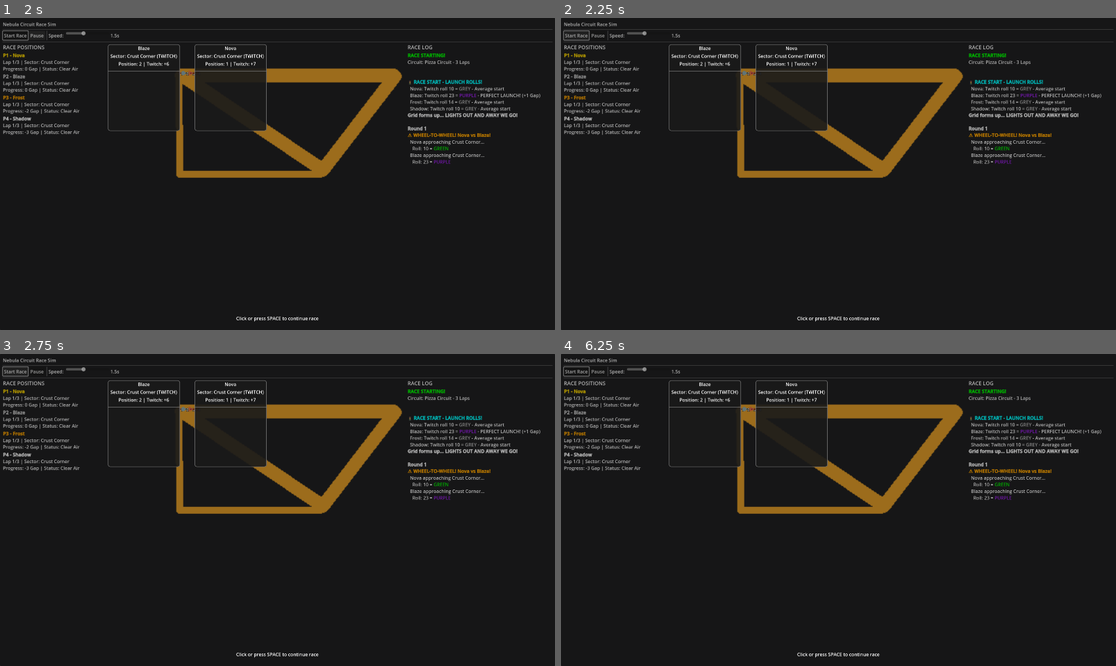
Above: before the commit, frames 1-4 (two rows, left to right).
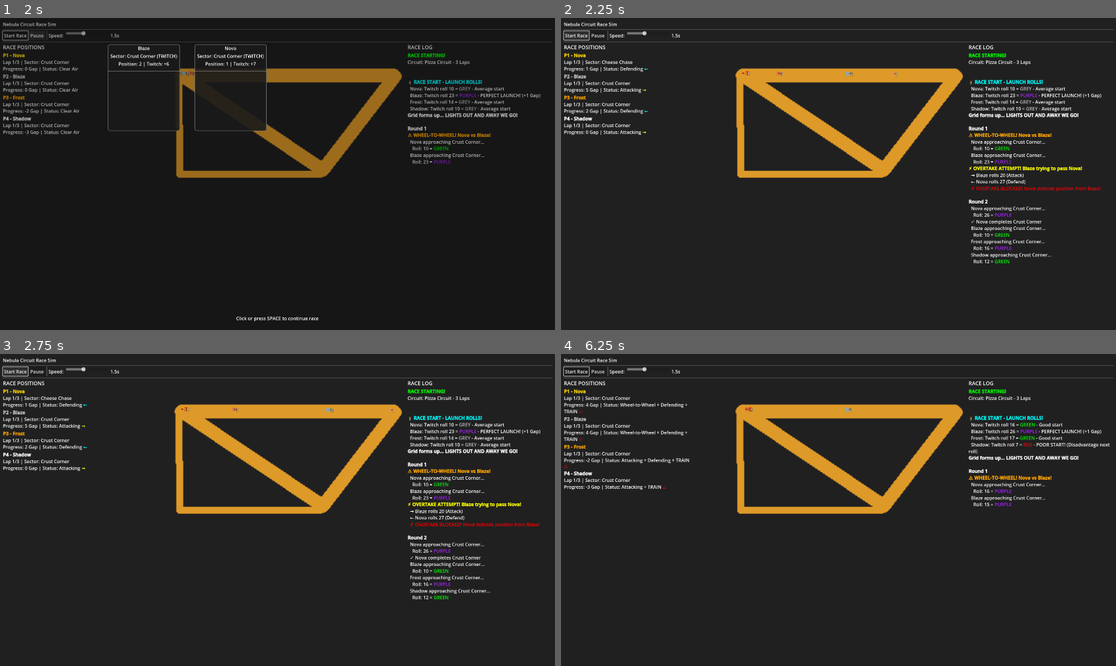
Above: after the commit, the same moments.

Repository: computersaucegames/nc
Game: Godot game, scene res://scenes/tests/RaceTestScene.tscn
The game is run twice, just before and just after one commit, with the same random seed, the same clock (stepped at 60 frames per second) and the same inputs. The project has no main scene, so this scene is started directly.
Inputs (mouse positions are in pixels of both pictures, inside the frame that each line leads up to):
- Up to frame 1 (2 s): click "Start Race" at 0.5 s; click "Pause" at 1.25 s
- Up to frame 2 (2.25 s): click "Start Race" at 2 s
- Up to frame 3 (2.75 s): no input
- Up to frame 4 (6.25 s): click "Start Race" at 2.75 s; tap Space at 3.5, 3.77, 4.25, 4.52, 5, 5.75, 6.02 s; move the mouse to (960, 494) at 3.52 s; click (960, 494) at 3.67 s; move the mouse to (727, 525) at 4.27 s; click (727, 525) at 4.42 s; move the mouse to (894, 441) at 5.02 s; click (894, 441) at 5.17 s; move the mouse to (810, 572) at 5.77 s; click (810, 572) at 5.92 s

Frame 1 is identical in both runs. In frame 2, 9.3% of the frame differs, in the area x 0-98%, y 1-98%; in frame 3, 9.3%; in frame 4, 9.3%, in the area x 0-99%, y 1-98%.

Commit message:
Fix Focus Mode soft-lock by removing ONE_SHOT connection
The CONNECT_ONE_SHOT flag was disconnecting after the first click, leaving
no handler for the second click. Now we manually manage the connection:
- Store the callback in current_focus_advance_callback
- Keep it connected through both stages (roll → continue)
- Manually disconnect after Stage 2 completes

This allows the two-stage flow to work correctly:
Stage 1: Click to roll → rolls displayed
Stage 2: Click to continue → movement applied, Focus Mode exits

Diff:
--- a/scripts/systems/RaceSimulator.gd
+++ b/scripts/systems/RaceSimulator.gd
@@ -109,6 +109,9 @@
 # Track W2W pairs already processed in Focus Mode this round
 var processed_w2w_pairs: Array = []
 
+# Current Focus Mode advance callback (to disconnect when done)
+var current_focus_advance_callback: Callable
+
 # Process a single round of racing
 func process_round():
 	if race_mode != RaceMode.RUNNING:
@@ -305,10 +308,10 @@
 	# Enter Focus Mode state
 	race_mode = RaceMode.FOCUS_MODE
 
-	# Connect to Focus Mode advance signal (disconnect after use)
-	var on_advance = func():
+	# Connect to Focus Mode advance signal (store for manual disconnect later)
+	current_focus_advance_callback = func():
 		_on_focus_mode_advance(pilot1, pilot2, event)
-	FocusMode.focus_mode_advance_requested.connect(on_advance, CONNECT_ONE_SHOT)
+	FocusMode.focus_mode_advance_requested.connect(current_focus_advance_callback)
 
 	# Activate Focus Mode (UI will display)
 	FocusMode.activate(event)
@@ -322,6 +325,11 @@
 	else:
 		# Stage 2: Rolls are done, apply movement and deactivate
 		_apply_w2w_movement(pilot1, pilot2, event)
+
+		# Disconnect the advance callback
+		if current_focus_advance_callback.is_valid():
+			FocusMode.focus_mode_advance_requested.disconnect(current_focus_advance_callback)
+
 		FocusMode.deactivate()
 		race_mode = RaceMode.RUNNING
 
